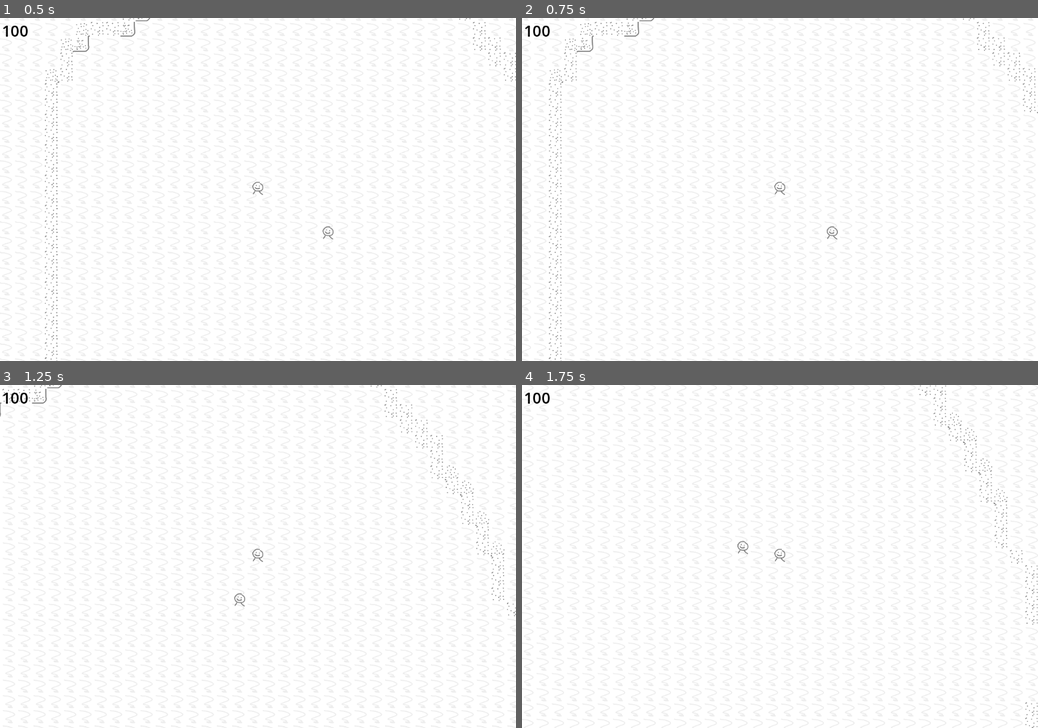
Above: before the commit, frames 1-4 (two rows, left to right).
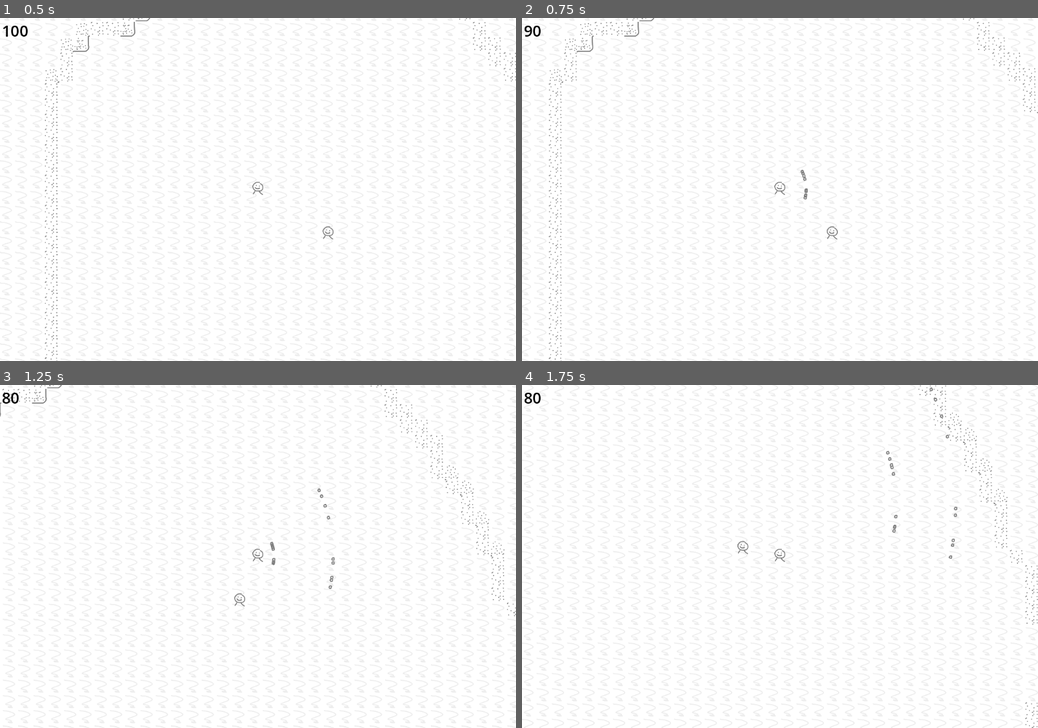
Above: after the commit, the same moments.

Repository: 3xcpy/milkyway-game
Game: Godot game, scene res://scenes/main.tscn
Two runs of this game, one before a commit and one after it. Both use one fixed random seed, a clock stepped at 60 frames per second and the inputs below.
Inputs (mouse positions are in pixels of both pictures, inside the frame that each line leads up to):
- Up to frame 1 (0.5 s): no input
- Up to frame 2 (0.75 s): tap Enter at 0.5 s; move the mouse to (893, 172) at 0.52 s; press the mouse at (893, 172) at 0.53 s; hold Right (move_right) from 0.53 s (still down)
- Up to frame 3 (1.25 s): keep holding Right (move_right)
- Up to frame 4 (1.75 s): move the mouse to (676, 573) at 1.27 s; release Right (move_right) at 1.28 s; release the mouse at (676, 573) at 1.28 s; hold S (move_down) from 1.28 s (still down); click (676, 573) at 1.35 s

Frame 1 is identical in both runs. In frame 2, 0.1% of the frame differs, in the area x 0-56%, y 2-53%; in frame 3, 0.2%; in frame 4, 0.2%, in the area x 0-85%, y 0-51%.

Commit message:
add burst fire mode

Diff:
--- a/scripts/gun.gd
+++ b/scripts/gun.gd
@@ -27,7 +27,15 @@
 
 
 func shoot_burst() -> void:
-	pass # TODO
+	ammo -= burst_fire_amount
+
+	var shoot_dir: Vector2 = (get_global_mouse_position() - global_position).normalized()
+
+	for n in (burst_fire_amount - 1):
+		var bullet_instance: Area2D = bullet.instantiate()
+		bullet_instance.global_position = global_position
+		bullet_instance.global_rotation = shoot_dir.angle() + deg_to_rad((randf() * 2 - 1.0) * burst_spread)
+		add_child(bullet_instance)
 
 
 func shoot_stream() -> void:
